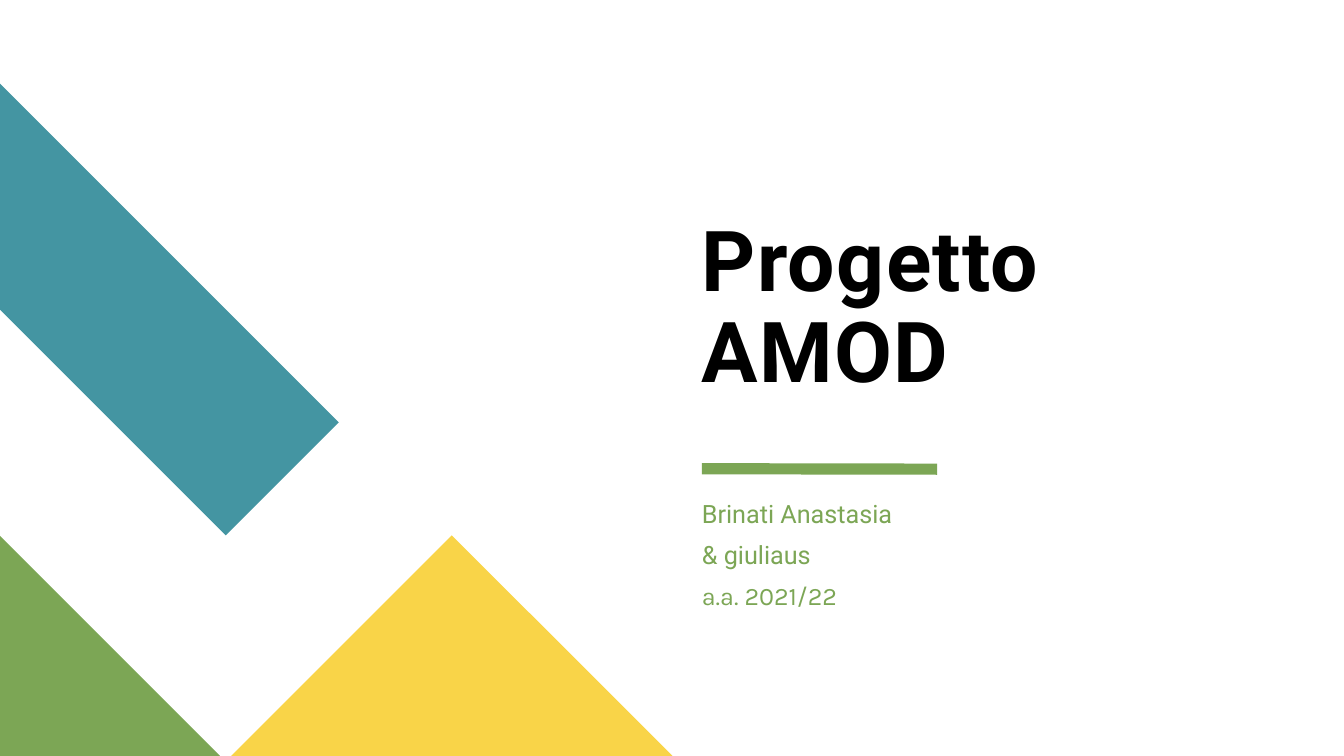
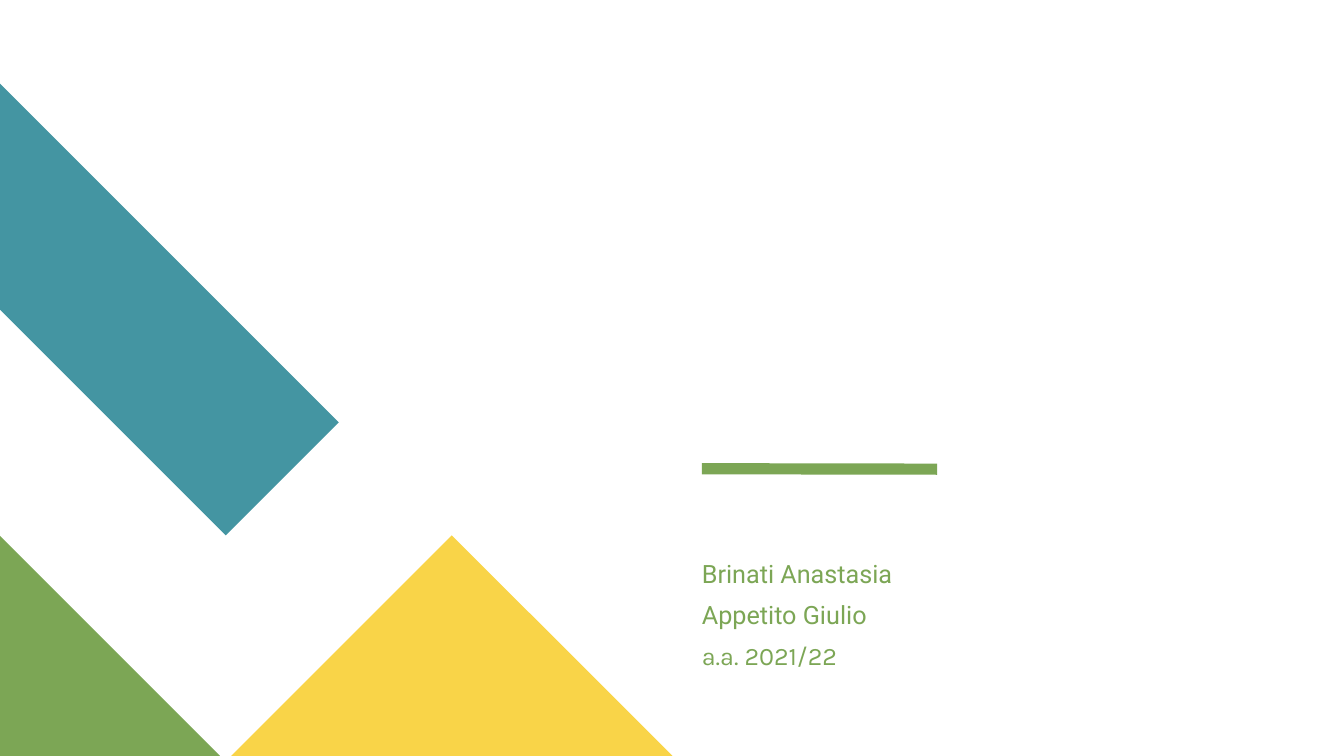
Before and after one commit to GiulioAppetito/Progetto-AMOD-21-22, a slide deck: slide 1 of Presentazione Progetto AMOD.pptx. Drawn at 1344x756 pixels with LibreOffice and Linux fonts; fonts in the diff are those of the drawing; grey boxes stand for pictures. Boxes give left, top, right and bottom in pixels: in the first picture for what was removed or moved away, otherwise in the second. Text is boxed around its words. In the diff, an @@ line names an element or a change of style, - is before the commit and + after.

```diff
--- a/Presentazione Progetto AMOD.pptx
+++ b/Presentazione Progetto AMOD.pptx
@@ title removed at box(702, 231, 1039, 383) @@
-Progetto AMOD
@@ text "Brinati Anastasia": place and size @@
-text "Brinati Anastasia" at box(702, 505, 892, 607)
+text "Brinati Anastasia" at box(702, 565, 892, 667)
@@ text at box(702, 605, 867, 629): text changed @@
-& giuliaus
+Appetito Giulio
```
Also in this commit, not shown: 16 other slides changed, 9 slides added, 1 slide removed.
